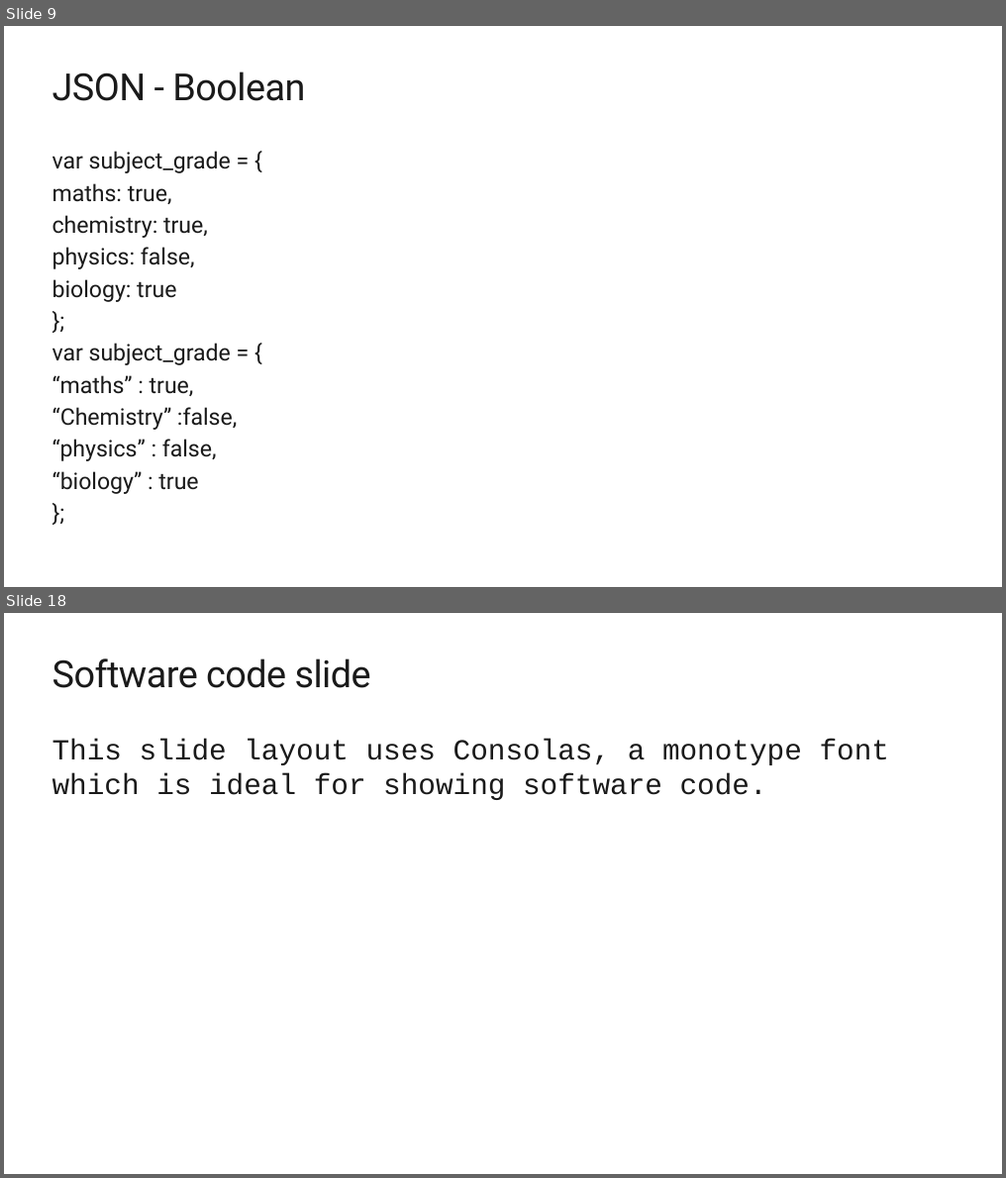
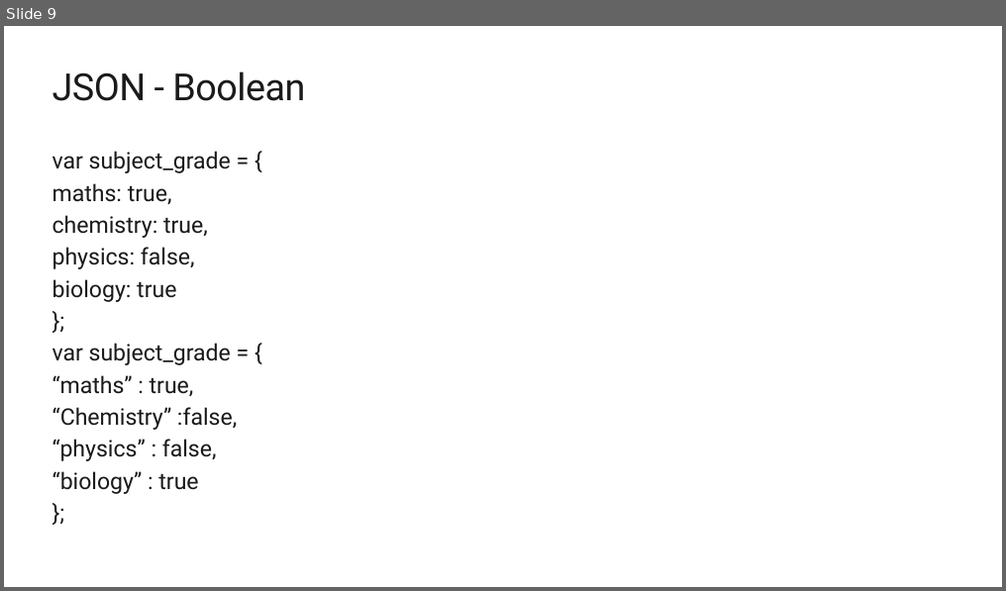
Before and after one commit to Yashank18/MSP-Workshops-Data, a slide deck: JSON_API.pptx. Shown one above the other, each under a label of ours: slides 9 and 18 before the commit, slide 9 after it; the slides between them are not shown. The pictures are 1006x1178 and 1006x591 pixels, drawn with LibreOffice and Linux fonts; fonts in the diff are those of the drawing; background and template pictures are left out. Boxes give left, top, right and bottom in pixels: in the first picture for what was removed or moved away, otherwise in the second. Text is boxed around its words. In the diff, an @@ line names an element or a change of style, - is before the commit and + after.

```diff
--- a/JSON_API.pptx
+++ b/JSON_API.pptx
@@ slide 18 removed at (4,613,1002,1174), background #FFFFFF @@
@@ title removed at (53,659,371,688) @@
-Software code slide
@@ text removed at (53,739,889,800) @@
-This slide layout uses Consolas, a monotype font which is ideal for showing software code.
```
Also in this commit, not shown: 15 slides added, 24 other slides removed.
